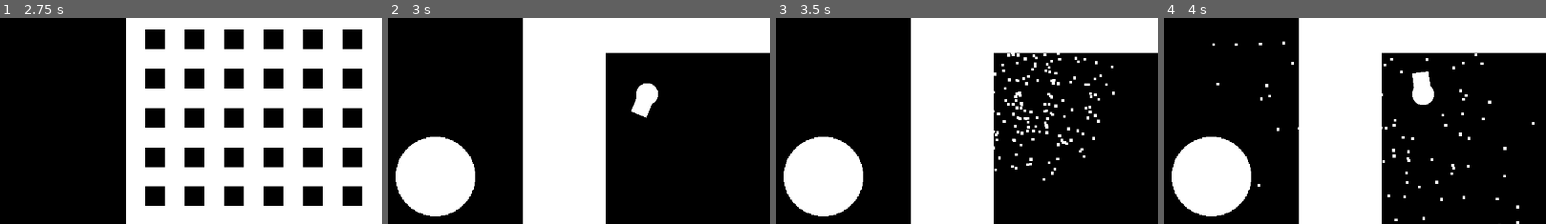
Above: before the commit, frames 1-4 (left to right).
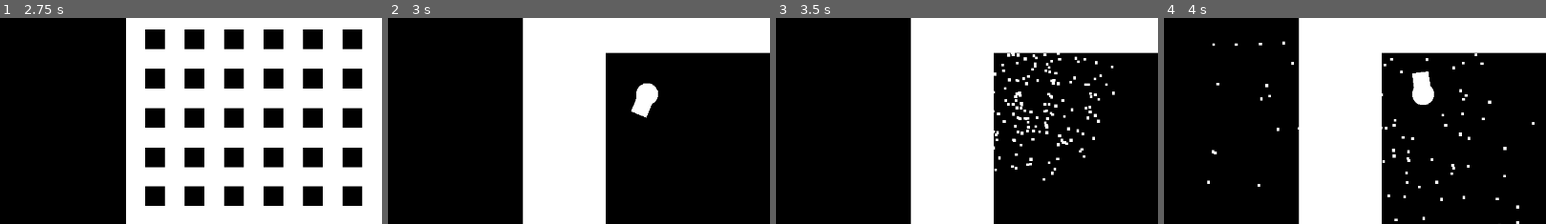
Above: after the commit, the same moments.

Repository: Christmas-Missionary/one_button_2024
Game: Godot game, scene res://src/starting_up.tscn
The game is run twice, just before and just after one commit, with the same random seed, the same clock (stepped at 60 frames per second) and the same inputs. Sound files missing from this copy of the repository are replaced by a short silence.
Inputs:
- Up to frame 1 (2.75 s): tap Enter at 0.5 s; hold Space (OneButton) 0.53-1.28 s; tap Space (OneButton) at 1.35 s; hold Space (OneButton) from 2.03 s (still down)
- Up to frame 2 (3 s): tap Enter at 2.75 s; release Space (OneButton) at 2.78 s; tap Space (OneButton) at 2.85 s
- Up to frame 3 (3.5 s): no input
- Up to frame 4 (4 s): hold Space (OneButton) from 3.53 s (still down)
The pictures show only the part of the screen within x 5-55%, y 12-61%; the shares and areas given below are measured in that part.

Frame 1 is identical in both runs. In frame 2, 6.4% of the frame differs, in the area x 2-23%, y 57-97%; in frame 3, 6.4%; in frame 4, 6.4%.

Commit message:
mobile saves for every level

Diff:
--- a/src/main.tscn
+++ b/src/main.tscn
@@ -10,6 +10,7 @@
 [ext_resource type="Script" path="res://src/lv_animation.gd" id="6_a8la6"]
 [ext_resource type="Texture2D" uid="uid://c6qw5a6uyntku" path="res://assets/images/circle_pressed.png" id="6_s24u0"]
 [ext_resource type="AudioStream" uid="uid://cokywda6jm6ry" path="res://assets/sfx/lv_complete_2.wav" id="7_7gh7y"]
+[ext_resource type="Script" path="res://src/touch_screen_button.gd" id="7_brka7"]
 [ext_resource type="AudioStream" uid="uid://chqxj5jfdg5hu" path="res://assets/sfx/lv_complete_3.wav" id="8_4m3x3"]
 [ext_resource type="Texture2D" uid="uid://dg2jrk3exngto" path="res://assets/images/circle.png" id="11_rfsdh"]
 [ext_resource type="Script" path="res://src/level_texture.gd" id="12_sk8ig"]
@@ -104,6 +105,7 @@
 [node name="CanvasLayer" type="CanvasLayer" parent="."]
 
 [node name="TouchScreenButton" type="TouchScreenButton" parent="CanvasLayer"]
+visible = false
 texture_filter = 1
 position = Vector2(75, 262)
 scale = Vector2(1.25, 1.25)
@@ -111,6 +113,7 @@
 texture_pressed = ExtResource("6_s24u0")
 shape = SubResource("CircleShape2D_xju82")
 visibility_mode = 1
+script = ExtResource("7_brka7")
 
 [node name="Timer" type="Timer" parent="CanvasLayer/TouchScreenButton"]
 process_callback = 0
--- a/src/maze_gen.gd
+++ b/src/maze_gen.gd
@@ -36,7 +36,6 @@
 
 func _generate_maze(level_val: int) -> void:
 	clear()
-	_is_new_level = true
 	# place_border
 	for y in range(-1, maze_length):
 		set_cell(Vector2i(-1, y), 0, Vector2i.ZERO)
@@ -80,6 +79,14 @@
 		if !found_new_path:
 			set_cell(current, 0, Vector2i.ZERO)
 
+	if Touch.is_mobile_on_web:
+		_is_new_level = false
+		(SaveGame.new()
+				 .save(level, get_used_cells())
+				 .to(_SAVE_PATH))
+	else:
+		_is_new_level = true
+
 ## The last five characters lower chances of this save file colliding with other games.
 const _SAVE_PATH: String = "user://one_button_2024_n80x3.tres"
 
--- /dev/null
+++ b/src/touch_screen_button.gd
@@ -0,0 +1,9 @@
+extends TouchScreenButton
+class_name Touch
+
+static var is_mobile_on_web: bool = false
+
+func _ready() -> void:
+	if OS.has_feature("web_android") or OS.has_feature("web_ios"):
+		is_mobile_on_web = true
+		show()
Not shown: 1 places in src/main.tscn that only renumber resources
